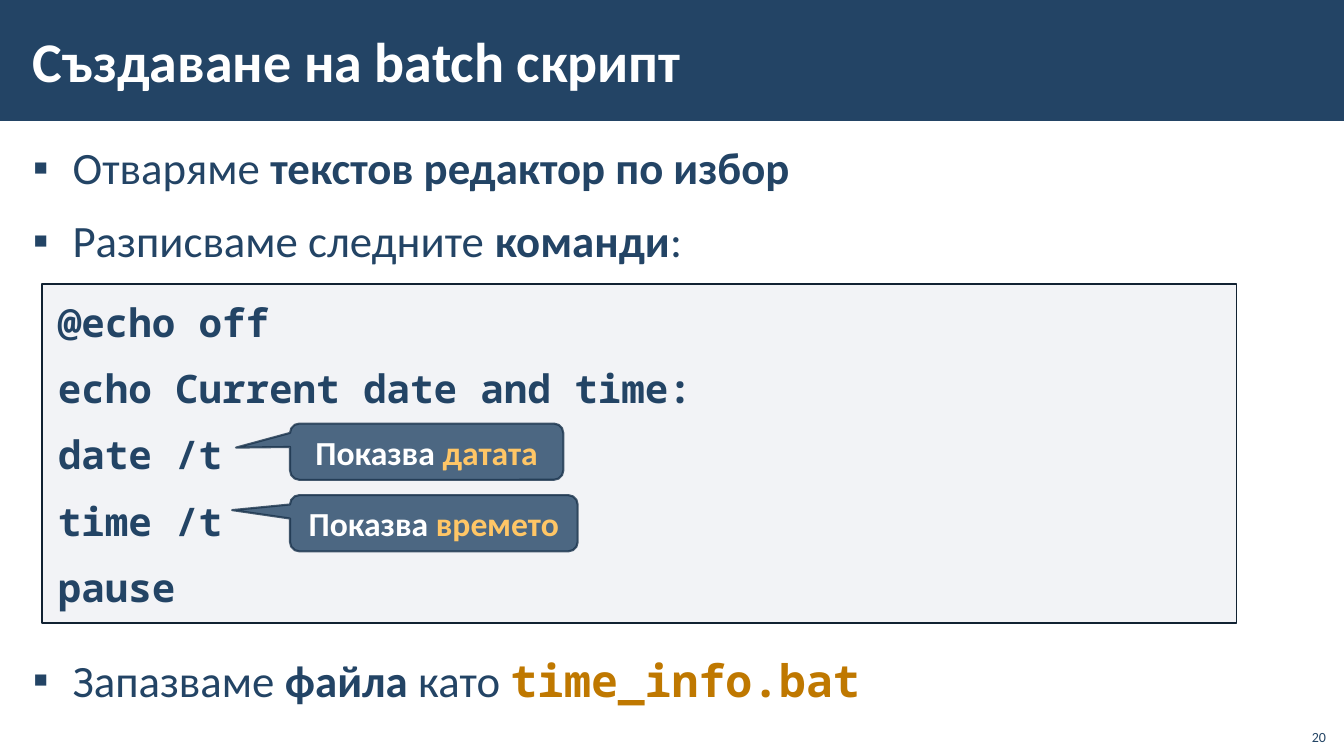
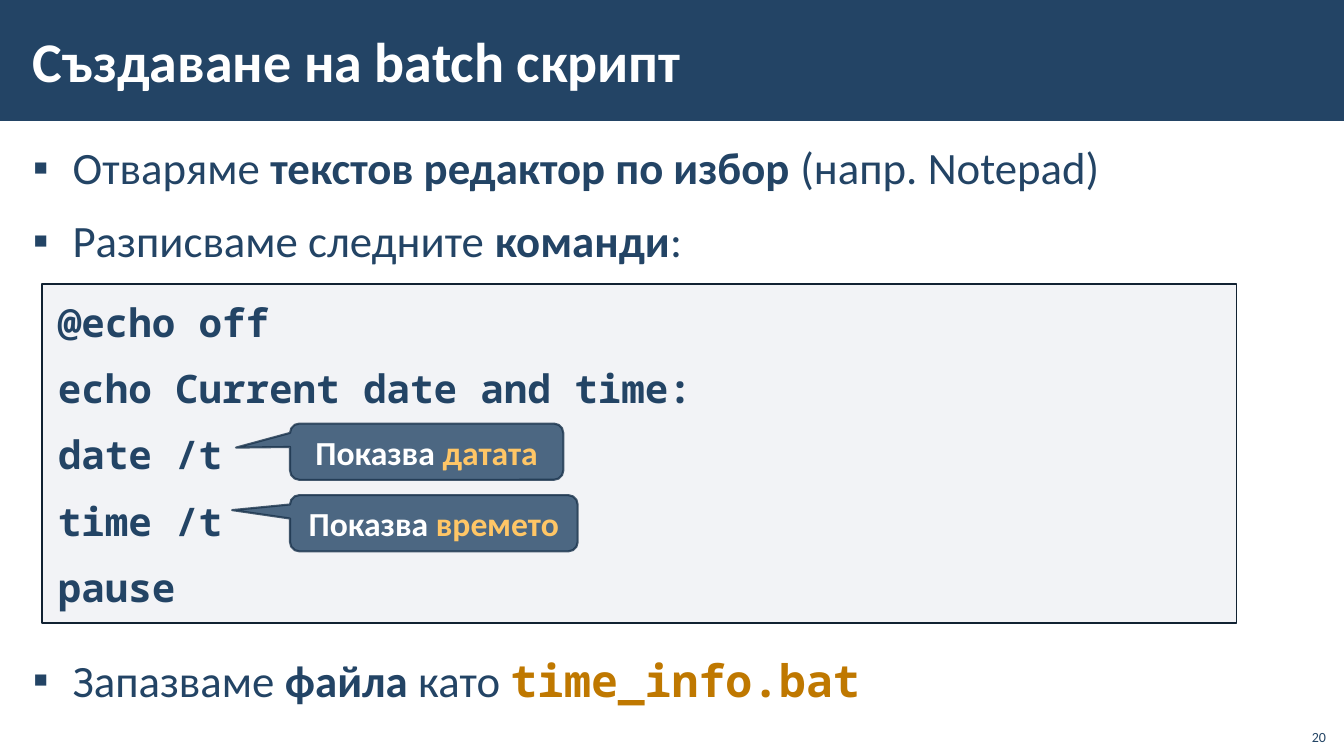
Before and after one commit to BG-IT-Edu/School-Programming, a slide deck: slide 20 of Courses/Software-Sciences/IT-Module-4-Problem-Solving-with-ICT/09-Computer-Systems-Management/09-Computer-Systems-Management.pptx. Drawn at 1344x756 pixels with LibreOffice and Linux fonts; fonts in the diff are those of the drawing; background and template pictures are left out. Boxes give left, top, right and bottom in pixels: in the first picture for what was removed or moved away, otherwise in the second. Text is boxed around its words. In the diff, an @@ line names an element or a change of style, - is before the commit and + after.

```diff
--- a/Courses/Software-Sciences/IT-Module-4-Problem-Solving-with-ICT/09-Computer-Systems-Management/09-Computer-Systems-Management.pptx
+++ b/Courses/Software-Sciences/IT-Module-4-Problem-Solving-with-ICT/09-Computer-Systems-Management/09-Computer-Systems-Management.pptx
@@ text at bbox=[73, 151, 1099, 192]: text changed; bold off @@
-▪ Отваряме текстов редактор по избор
+▪ Отваряме текстов редактор по избор (напр. Notepad)
```
Also in this commit, not shown: 3 other slides changed, 1 slide added, 5 other files.
